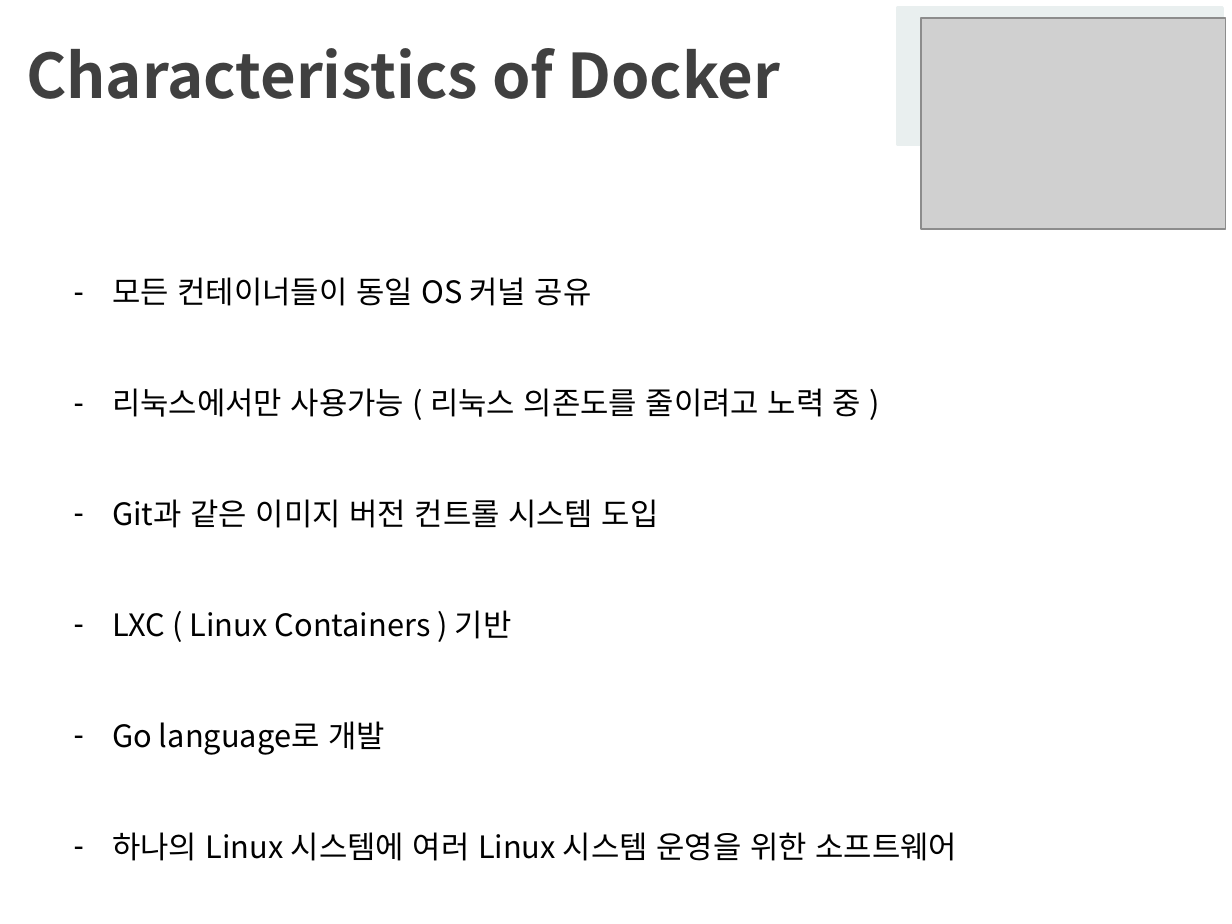
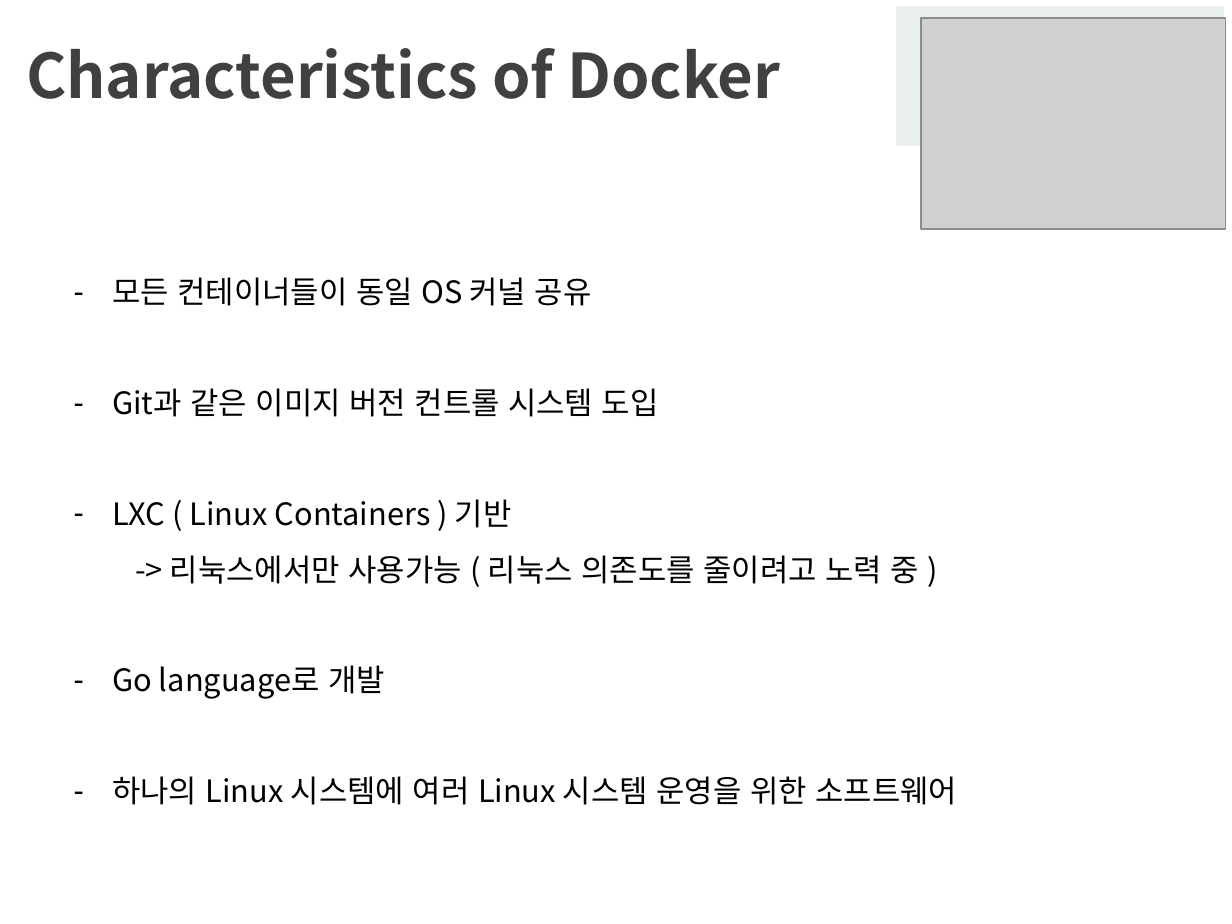
Before and after one commit to rndlr96/Conference-Data, a slide deck: slide 17 of pandog_docker[4.26].pptx (slide 15 before the commit). Drawn at 1232x924 pixels with LibreOffice and Linux fonts; fonts in the diff are those of the drawing; grey boxes stand for pictures; background and template pictures are left out. Boxes give left, top, right and bottom in pixels: in the first picture for what was removed or moved away, otherwise in the second. Text is boxed around its words. In the diff, an @@ line names an element or a change of style, - is before the commit and + after.

```diff
--- a/pandog_docker[4.26].pptx
+++ b/pandog_docker[4.26].pptx
@@ text at [112,388,861,417]: paragraph removed @@
-  – 리눅스에서만 사용가능 ( 리눅스 의존도를 줄이려고 노력 중 )
@@ text at [170,555,919,584]: paragraph added @@
+    -> 리눅스에서만 사용가능 ( 리눅스 의존도를 줄이려고 노력 중 )
```
Also in this commit, not shown: 4 other slides changed, 2 slides added.
